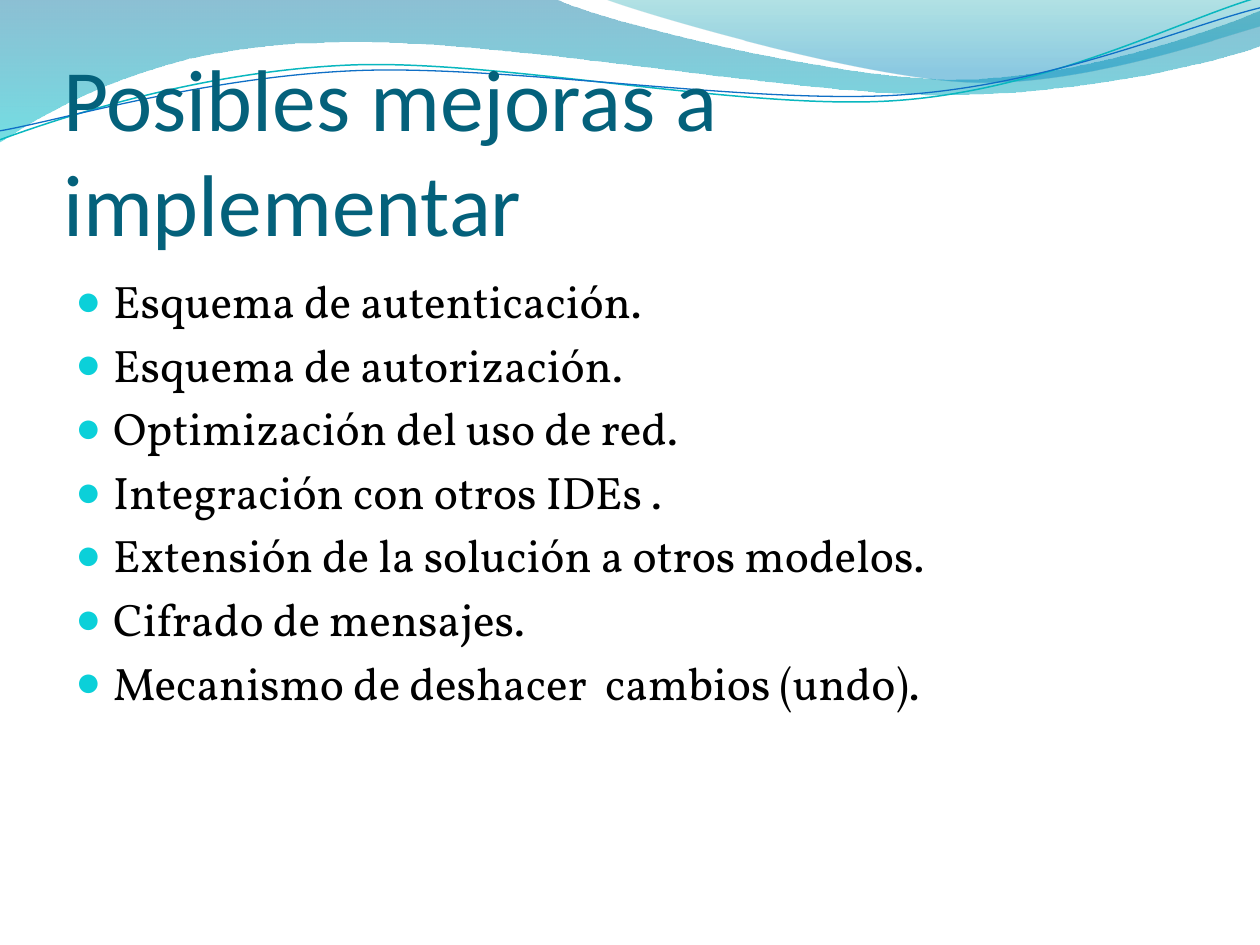
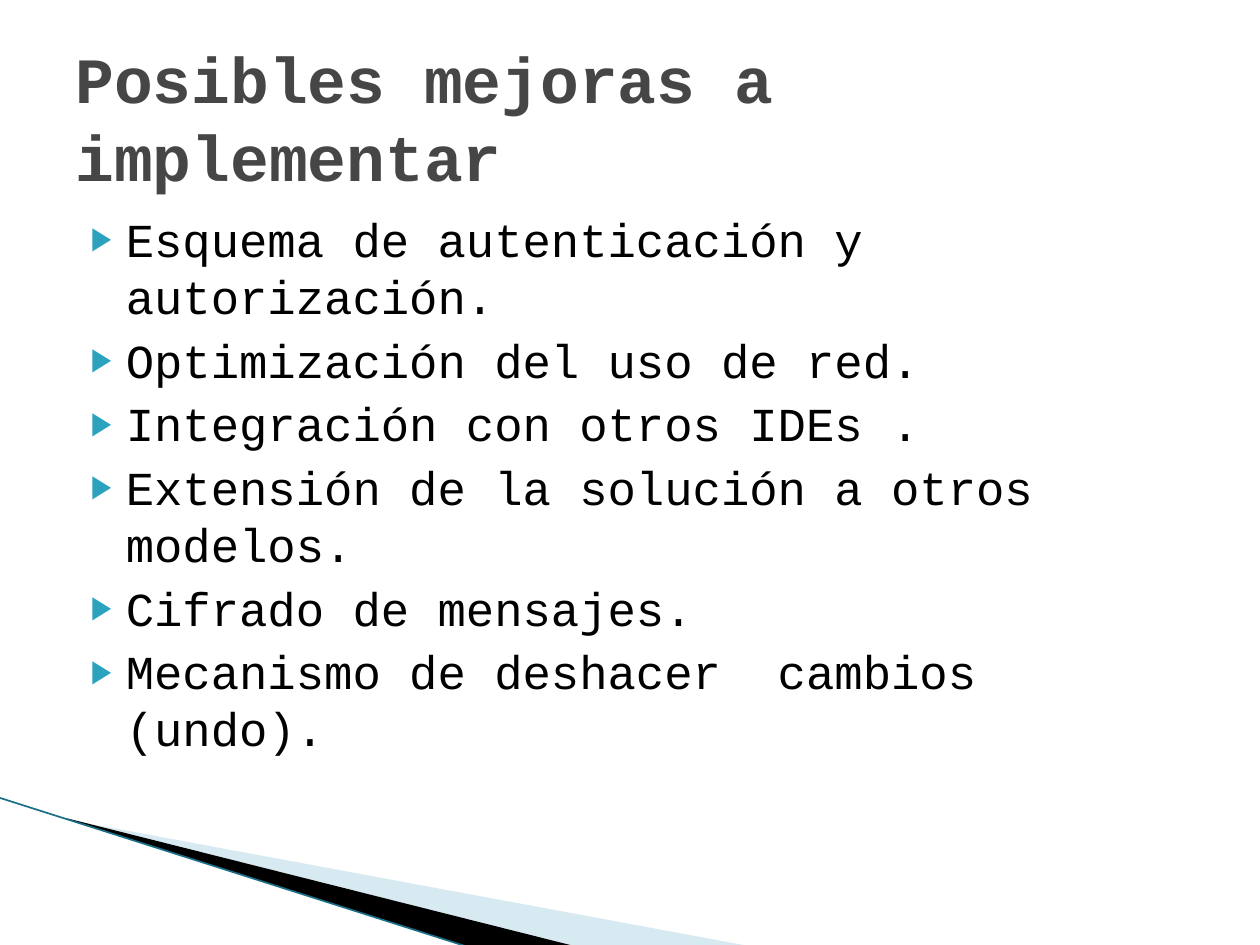
Before and after one commit to maurociancio/parallel-editor, a slide deck: slide 15 of doc/presentacion/presentacion.pptx (slide 13 before the commit). Drawn at 1260x945 pixels with LibreOffice and Linux fonts; fonts in the diff are those of the drawing; background and template pictures are left out. Boxes give left, top, right and bottom in pixels: in the first picture for what was removed or moved away, otherwise in the second. Text is boxed around its words. In the diff, an @@ line names an element or a change of style, - is before the commit and + after.

```diff
--- a/doc/presentacion/presentacion.pptx
+++ b/doc/presentacion/presentacion.pptx
@@ freeform shape removed at box(0, 0, 1260, 142) @@
@@ freeform shape removed at box(0, 0, 1260, 147) @@
@@ freeform shape removed at box(0, 8, 1260, 141) @@
@@ freeform shape removed at box(604, 0, 1260, 87) @@
@@ title "Posibles mejoras a implementar": place and size @@
-title "Posibles mejoras a implementar" at box(63, 59, 717, 250)
+title "Posibles mejoras a implementar" at box(75, 57, 773, 195)
@@ title "Posibles mejoras a implementar" at box(75, 57, 773, 195): size 50 to 36.9 pt, font Calibri to Courier New, text colour #04617B to #464646, bold on; vertical alignment bottom to middle @@
@@ text "Esquema de autenticación y autorización.": place and size @@
-text "Esquema de autenticación y autorización." at box(113, 285, 925, 713)
+text "Esquema de autenticación y autorización." at box(126, 223, 1033, 756)
@@ text at box(126, 223, 862, 315): text changed; size 26 to 27 pt; font Vollkorn to Courier New @@
-● Esquema de autenticación.
-● Esquema de autorización.
+▶ Esquema de autenticación y autorización.
@@ text at box(126, 344, 1033, 756): size 26 to 27 pt, font Vollkorn to Courier New in "Optimización del uso de red.", "Integración con otros IDEs .", "Extensión de la solución a otros modelos.", "Cifrado de mensajes." and 1 more places; bullet ● to ▶; less space between paragraphs; bullet colour #0BD0D9 to #2DA2BF @@
@@ freeform shape added at box(98, 689, 622, 888), fill #A0CBDC at 40% opacity @@
@@ freeform shape added at box(0, 798, 517, 914), fill #000000 @@
@@ line added from (0, 798) to (467, 945), #97C5D8 0.95 pt @@
```
Also in this commit, not shown: 11 other slides changed, 4 slides added, 2 slides removed.
